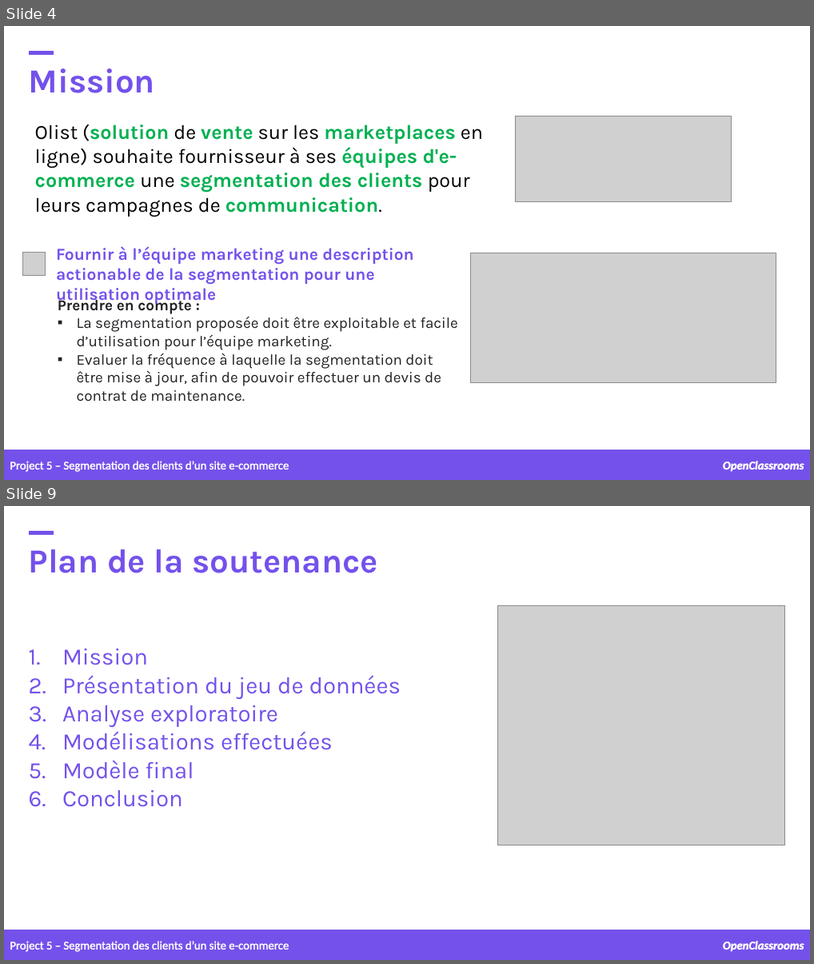
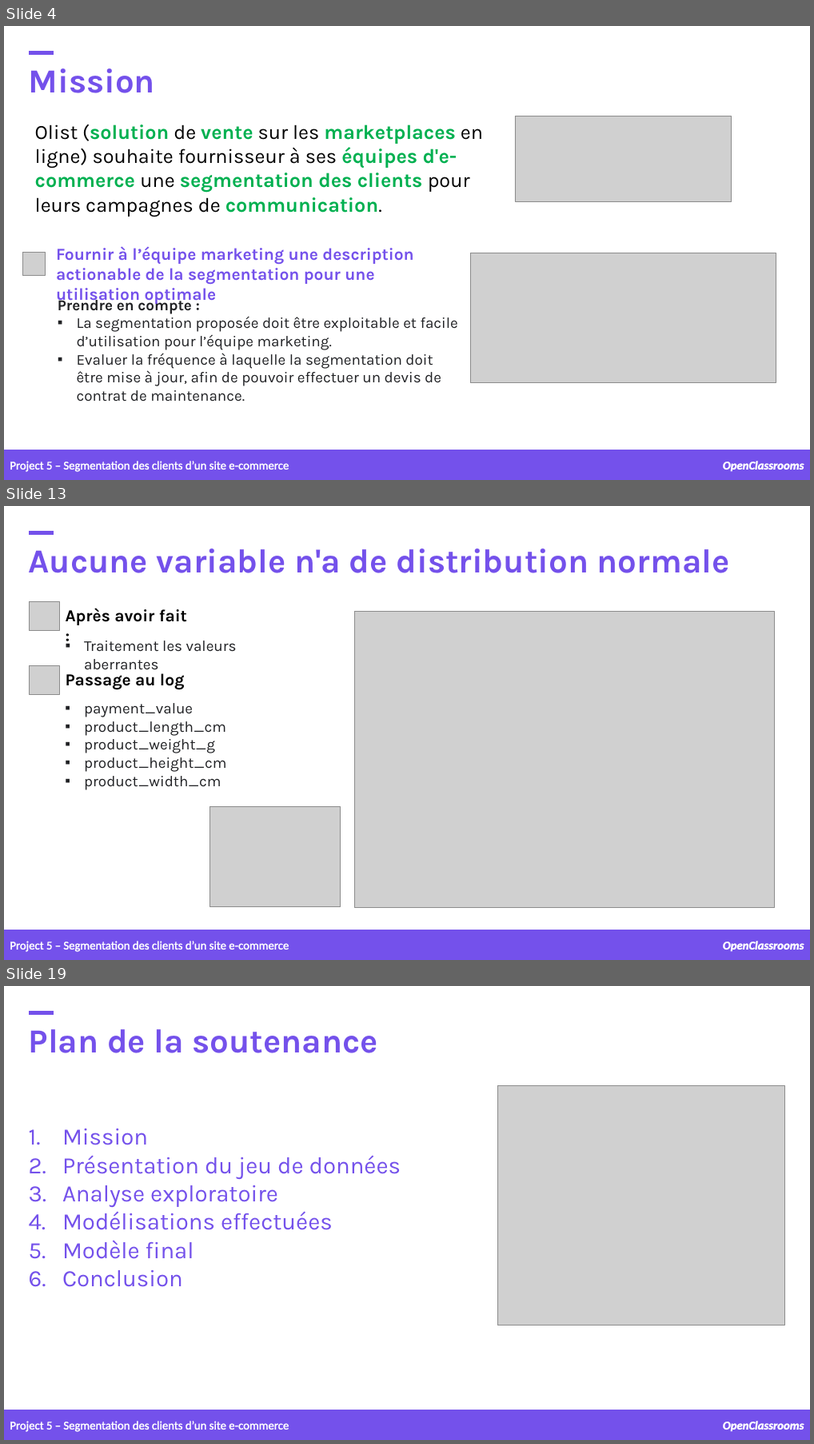
Before and after one commit to samirhinojosa/OC-P5-segment-customers-of-website, a slide deck: supports/P5_presentation v1.pptx. Shown one above the other, each under a label of ours: slides 4 and 9 before the commit, slides 4, 13 and 19 after it; the slides between them are not shown. The pictures are 814x964 and 814x1444 pixels, drawn with LibreOffice and Linux fonts; fonts in the diff are those of the drawing; grey boxes stand for pictures; background and template pictures are left out. Boxes give left, top, right and bottom in pixels: in the first picture for what was removed or moved away, otherwise in the second. Text is boxed around its words. In the diff, an @@ line names an element or a change of style, - is before the commit and + after.

```diff
--- a/supports/P5_presentation v1.pptx
+++ b/supports/P5_presentation v1.pptx
@@ slide 13 added at bbox=[4, 506, 810, 960], background picture (left out) @@
@@ text added at bbox=[29, 548, 730, 573], 40 pt, text #7451EB, bold @@
+Aucune variable n'a de distribution normale
@@ rectangle added at bbox=[29, 531, 53, 535], fill #7451EB, outline #7451EB 1 pt @@
@@ picture added at bbox=[29, 601, 59, 630] @@
@@ text added at bbox=[66, 608, 187, 625], 20 pt, text #000000, bold @@
+Après avoir fait :
@@ picture added at bbox=[355, 612, 774, 907] @@
@@ text added at bbox=[84, 640, 237, 670], 18 pt, text #202124 @@
+▪ Traitement les valeurs aberrantes
@@ picture added at bbox=[29, 666, 59, 694] @@
@@ text added at bbox=[66, 673, 185, 690], 20 pt, text #000000, bold @@
+Passage au log
@@ text added at bbox=[84, 703, 226, 790], 18 pt, text #202124 @@
+▪ payment_value
+▪ product_length_cm
+▪ product_weight_g
+▪ product_height_cm
+▪ product_width_cm
@@ picture added at bbox=[210, 806, 341, 907] @@
@@ rectangle added at bbox=[4, 929, 810, 960], fill #7451EB, outline #7451EB 1 pt @@
@@ text added at bbox=[10, 940, 289, 952], 14 pt, text #FFFFFF @@
+Project 5 – Segmentation des clients d’un site e-commerce
@@ text added at bbox=[723, 940, 805, 951], 14 pt, text #FFFFFF, bold, italic @@
+OpenClassrooms
@@ what was slide 9 is now slide 19 @@
```
Also in this commit, not shown: 1 slide changed, 9 other slides added, 2 other files.
